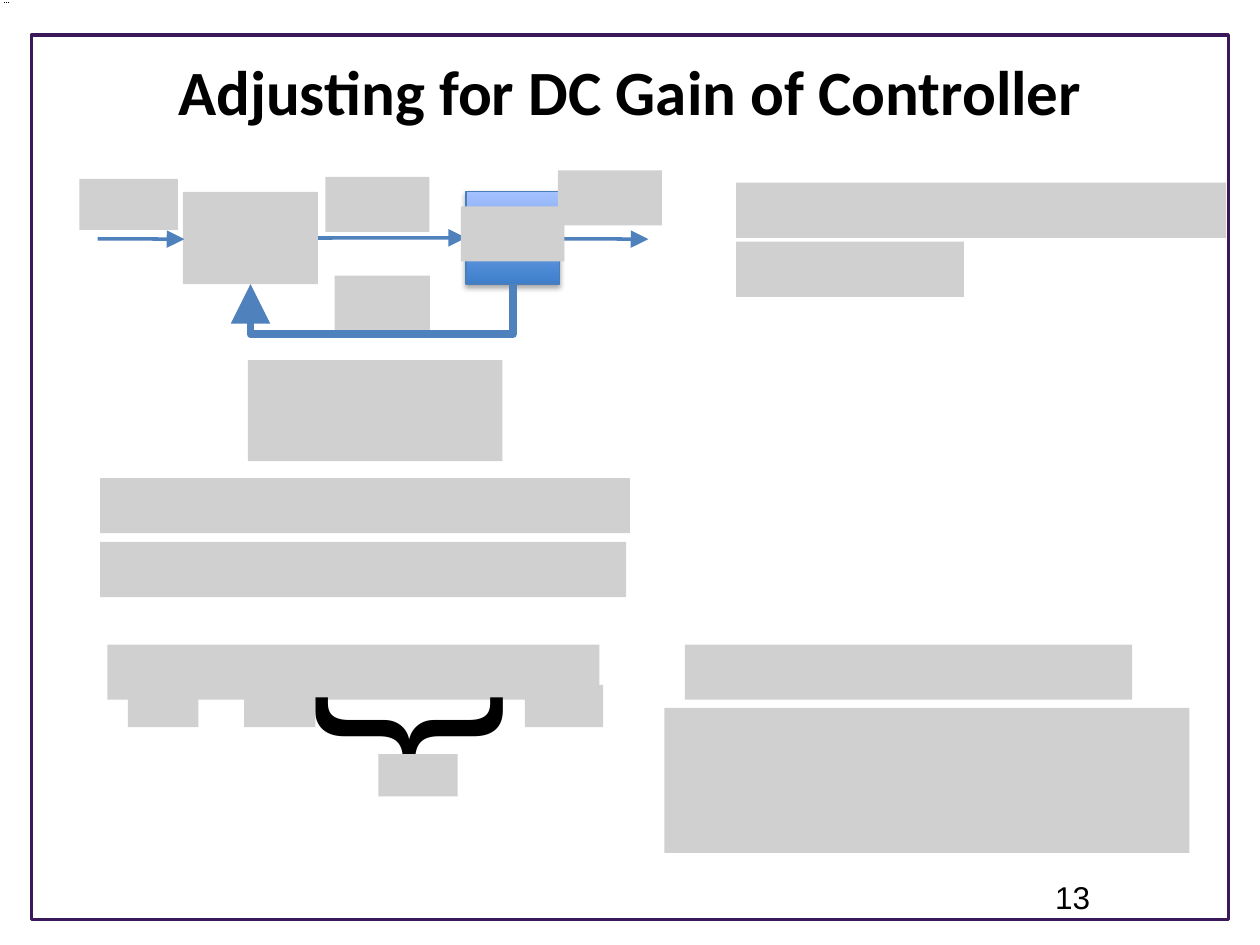
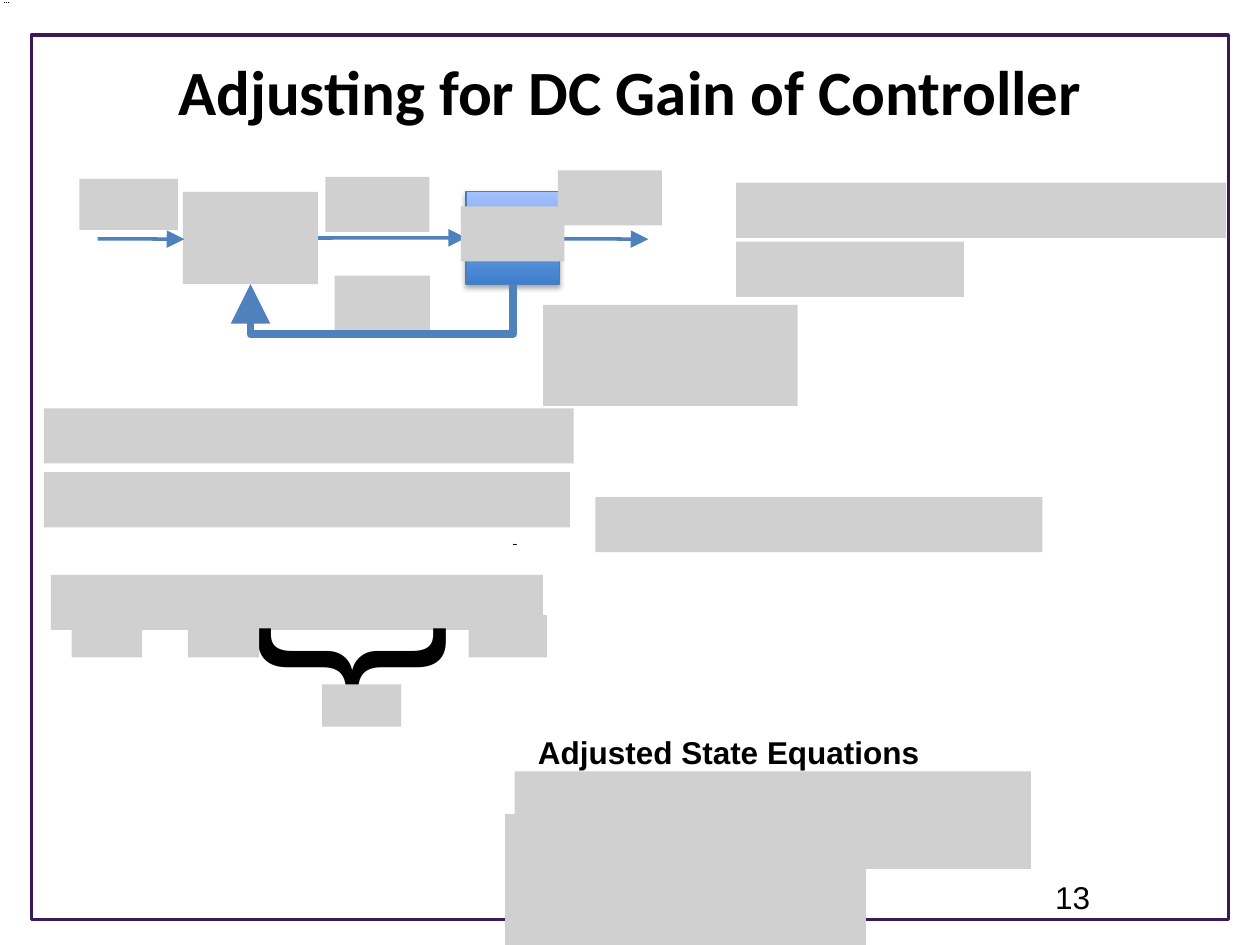
Before and after one commit to joseph-hellerstein/advanced-controls-lectures, a slide deck: slide 13 of Lecture_22_23-Designing-Closed-Loop-Systems/Designing-Full-State-Feedback.pptx. Drawn at 1260x945 pixels with LibreOffice and Linux fonts; fonts in the diff are those of the drawing; grey boxes stand for pictures; background and template pictures are left out. Boxes give left, top, right and bottom in pixels: in the first picture for what was removed or moved away, otherwise in the second. Text is boxed around its words. In the diff, an @@ line names an element or a change of style, - is before the commit and + after.

Commit message:
updates

```diff
--- a/Lecture_22_23-Designing-Closed-Loop-Systems/Designing-Full-State-Feedback.pptx
+++ b/Lecture_22_23-Designing-Closed-Loop-Systems/Designing-Full-State-Feedback.pptx
@@ picture added at (543, 305, 798, 406) @@
@@ picture removed at (248, 360, 503, 461) @@
@@ picture added at (44, 408, 575, 464) @@
@@ picture: place and size @@
-picture at (100, 478, 630, 533)
+picture at (44, 472, 571, 528)
@@ picture added at (596, 496, 1043, 552) @@
@@ picture removed at (100, 542, 626, 597) @@
@@ picture added at (50, 575, 542, 630) @@
@@ picture added at (72, 615, 142, 658) @@
@@ picture added at (188, 615, 260, 658) @@
@@ text "}": place and size @@
-text "}" at (307, 683, 564, 776)
+text "}" at (251, 614, 508, 707)
@@ picture added at (469, 615, 547, 658) @@
@@ picture removed at (107, 645, 598, 701) @@
@@ picture removed at (685, 645, 1133, 701) @@
@@ picture removed at (129, 684, 199, 727) @@
@@ picture removed at (244, 684, 316, 727) @@
@@ picture added at (323, 684, 402, 727) @@
@@ picture removed at (525, 684, 604, 727) @@
@@ text added at (538, 741, 919, 770), 18 pt, text #000000, bold @@
+Adjusted State Equations
@@ picture removed at (378, 753, 457, 796) @@
@@ picture: place and size @@
-picture at (664, 708, 1189, 853)
+picture at (514, 771, 1031, 868)
@@ picture added at (505, 814, 866, 945) @@
```
Also in this commit, not shown: 1 other slide changed.
